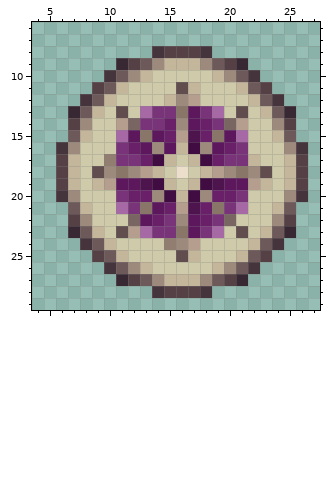
File history of a pixel-art sprite, tab/quests_purple_kourend.png. The picture above was drawn from the file before the commit.
The file is 33x36 pixels. Shown: x 4..27, y 6..29.
Now the later version:
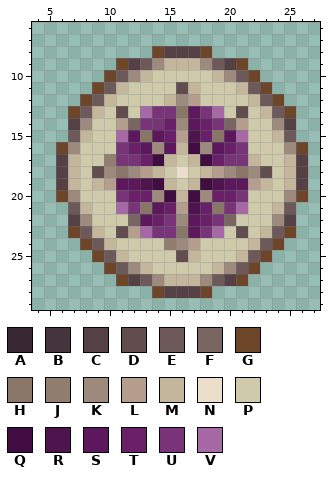
Palette (. is transparent): A #382834  B #45343c  C #554145  D #614d4d  E #6d5959  F #796561  G #6d4528  H #8a7569  J #927d71  K #9e8a7d  L #b69e8e  M #c3b69a  N #ebdfcb  P #cfcbaa  Q #410c41  R #4d144d  S #5d185d  T #692069  U #793479  V #a669a6
From old to new:
{"y":8,"x":14,"old":"B","new":"G"}
{"y":8,"x":18,"old":"B","new":"G"}
{"y":9,"x":11,"old":"A","new":"G"}
{"y":9,"x":21,"old":"A","new":"G"}
{"y":10,"x":10,"old":"B","new":"G"}
{"y":10,"x":22,"old":"B","new":"G"}
{"y":11,"x":9,"old":"C","new":"G"}
{"y":11,"x":23,"old":"C","new":"G"}
{"y":12,"x":8,"old":"B","new":"G"}
{"y":12,"x":24,"old":"B","new":"G"}
{"y":13,"x":7,"old":"A","new":"G"}
{"y":13,"x":25,"old":"A","new":"G"}
{"y":16,"x":6,"old":"B","new":"G"}
{"y":16,"x":26,"old":"B","new":"G"}
{"y":20,"x":6,"old":"B","new":"G"}
{"y":20,"x":26,"old":"B","new":"G"}
{"y":23,"x":7,"old":"A","new":"G"}
{"y":23,"x":25,"old":"A","new":"G"}
{"y":24,"x":8,"old":"B","new":"G"}
{"y":24,"x":24,"old":"B","new":"G"}
{"y":25,"x":9,"old":"C","new":"G"}
{"y":25,"x":23,"old":"C","new":"G"}
{"y":26,"x":10,"old":"B","new":"G"}
{"y":26,"x":22,"old":"B","new":"G"}
{"y":27,"x":11,"old":"A","new":"G"}
{"y":27,"x":21,"old":"A","new":"G"}
{"y":28,"x":14,"old":"B","new":"G"}
{"y":28,"x":18,"old":"B","new":"G"}
{"label":"changed","picture_box":[56,46,308,298]}
